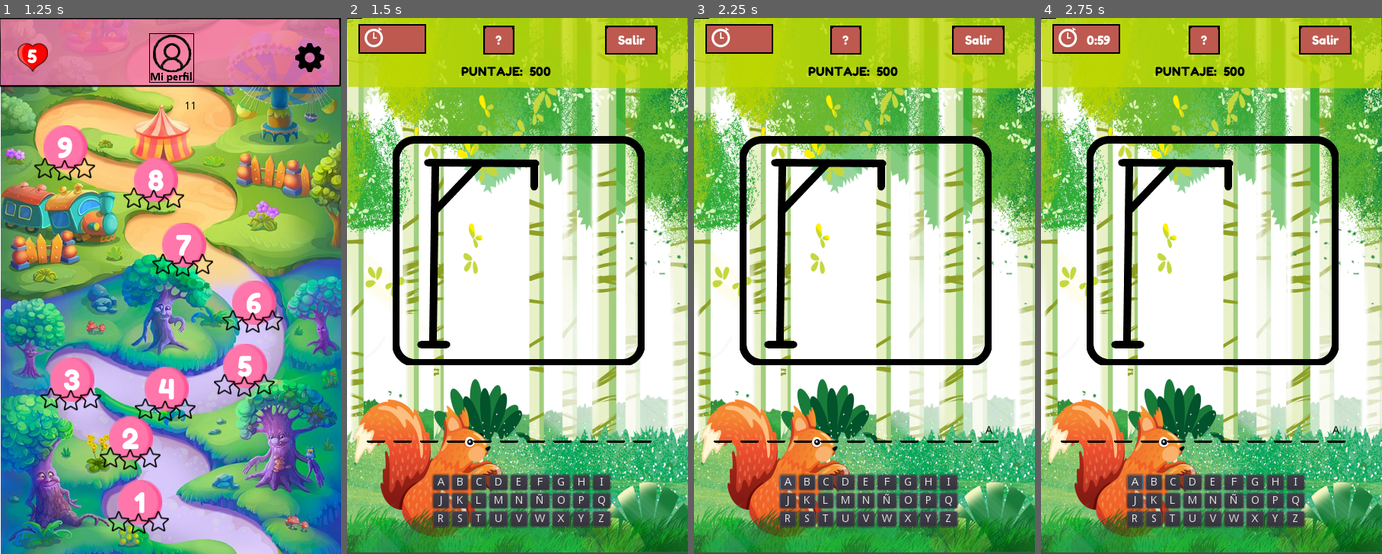
Above: before the commit, frames 1-4 (left to right).
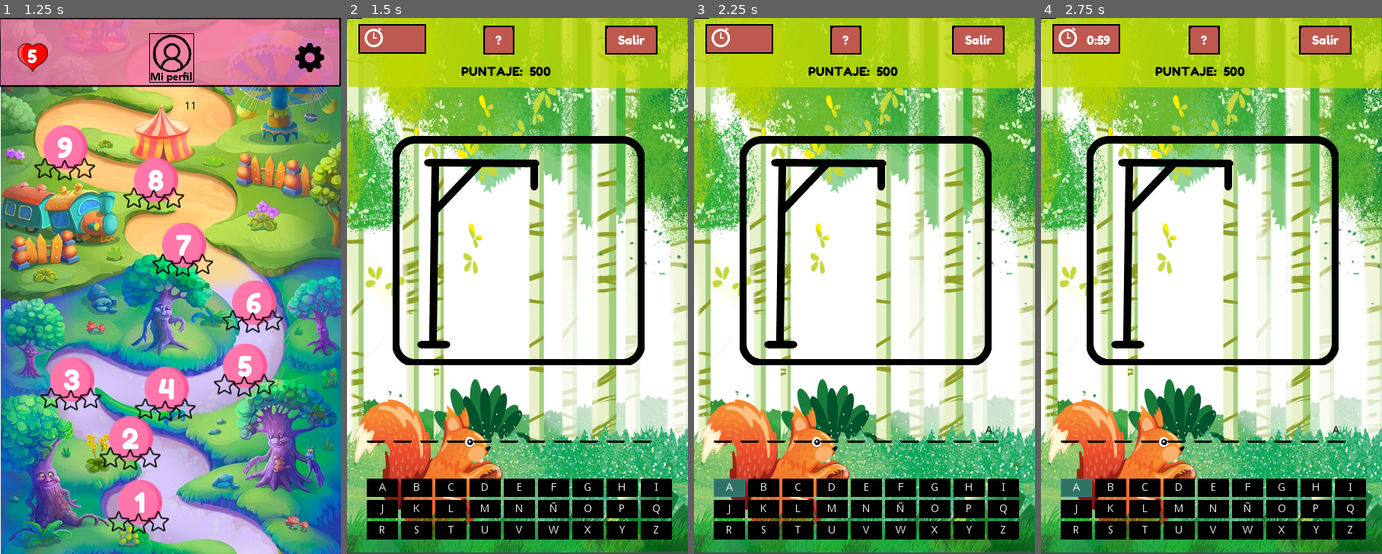
Above: after the commit, the same moments.

Repository: alexiaCat/Ux-Party
Game: Godot game, scene res://main/Main.tscn
Same seed, same stepped clock (60 frames per second), same inputs: the game is played once before the commit and once after it.
Inputs:
- Up to frame 1 (1.25 s): click "¡Jugar!" at 0.5 s
- Up to frame 2 (1.5 s): click "1" at 1.25 s
- Up to frame 3 (2.25 s): click "A" at 2 s
- Up to frame 4 (2.75 s): no input

Frame 1 is identical in both runs. In frame 2, 9.8% of the frame differs, in the area x 5-96%, y 84-98%; in frame 3, 9.8%; in frame 4, 9.8%.

Commit message:
falta hint ahorcado

Diff:
--- a/hanged_game/Teclado.tscn
+++ b/hanged_game/Teclado.tscn
@@ -1,4 +1,7 @@
-[gd_scene format=2]
+[gd_scene load_steps=3 format=2]
+
+[ext_resource path="res://hanged_game/hover.tres" type="StyleBox" id=1]
+[ext_resource path="res://hanged_game/normal.tres" type="StyleBox" id=2]
 
 [node name="Teclado" type="HBoxContainer"]
 anchor_top = 1.0
@@ -19,19 +22,25 @@
 
 [node name="Letra_a" type="Button" parent="Columna1"]
 margin_right = 41.0
-margin_bottom = 20.0
+margin_bottom = 24.0
+custom_styles/hover = ExtResource( 1 )
+custom_styles/normal = ExtResource( 2 )
 text = "A"
 
 [node name="Letra_j" type="Button" parent="Columna1"]
-margin_top = 24.0
-margin_right = 41.0
-margin_bottom = 44.0
+margin_top = 28.0
+margin_right = 41.0
+margin_bottom = 52.0
+custom_styles/hover = ExtResource( 1 )
+custom_styles/normal = ExtResource( 2 )
 text = "J"
 
 [node name="Letra_r" type="Button" parent="Columna1"]
-margin_top = 48.0
-margin_right = 41.0
-margin_bottom = 68.0
+margin_top = 56.0
+margin_right = 41.0
+margin_bottom = 80.0
+custom_styles/hover = ExtResource( 1 )
+custom_styles/normal = ExtResource( 2 )
 text = "R"
 
 [node name="Columna2" type="VBoxContainer" parent="."]
@@ -42,19 +51,25 @@
 
 [node name="Letra_b" type="Button" parent="Columna2"]
 margin_right = 42.0
-margin_bottom = 20.0
+margin_bottom = 24.0
+custom_styles/hover = ExtResource( 1 )
+custom_styles/normal = ExtResource( 2 )
 text = "B"
 
 [node name="Letra_k" type="Button" parent="Columna2"]
-margin_top = 24.0
-margin_right = 42.0
-margin_bottom = 44.0
+margin_top = 28.0
+margin_right = 42.0
+margin_bottom = 52.0
+custom_styles/hover = ExtResource( 1 )
+custom_styles/normal = ExtResource( 2 )
 text = "K"
 
 [node name="Letra_s" type="Button" parent="Columna2"]
-margin_top = 48.0
-margin_right = 42.0
-margin_bottom = 68.0
+margin_top = 56.0
+margin_right = 42.0
+margin_bottom = 80.0
+custom_styles/hover = ExtResource( 1 )
+custom_styles/normal = ExtResource( 2 )
 text = "S"
 
 [node name="Columna3" type="VBoxContainer" parent="."]
@@ -65,19 +80,25 @@
 
 [node name="Letra_c" type="Button" parent="Columna3"]
 margin_right = 42.0
-margin_bottom = 20.0
+margin_bottom = 24.0
+custom_styles/hover = ExtResource( 1 )
+custom_styles/normal = ExtResource( 2 )
 text = "C"
 
 [node name="Letra_l" type="Button" parent="Columna3"]
-margin_top = 24.0
-margin_right = 42.0
-margin_bottom = 44.0
+margin_top = 28.0
+margin_right = 42.0
+margin_bottom = 52.0
+custom_styles/hover = ExtResource( 1 )
+custom_styles/normal = ExtResource( 2 )
 text = "L"
 
 [node name="Letra_t" type="Button" parent="Columna3"]
-margin_top = 48.0
-margin_right = 42.0
-margin_bottom = 68.0
+margin_top = 56.0
+margin_right = 42.0
+margin_bottom = 80.0
+custom_styles/hover = ExtResource( 1 )
+custom_styles/normal = ExtResource( 2 )
 text = "T"
 
 [node name="Columna4" type="VBoxContainer" parent="."]
@@ -88,19 +109,25 @@
 
 [node name="Letra_d" type="Button" parent="Columna4"]
 margin_right = 41.0
-margin_bottom = 20.0
+margin_bottom = 24.0
+custom_styles/hover = ExtResource( 1 )
+custom_styles/normal = ExtResource( 2 )
 text = "D"
 
 [node name="Letra_m" type="Button" parent="Columna4"]
-margin_top = 24.0
-margin_right = 41.0
-margin_bottom = 44.0
+margin_top = 28.0
+margin_right = 41.0
+margin_bottom = 52.0
+custom_styles/hover = ExtResource( 1 )
+custom_styles/normal = ExtResource( 2 )
 text = "M"
 
 [node name="Letra u" type="Button" parent="Columna4"]
-margin_top = 48.0
-margin_right = 41.0
-margin_bottom = 68.0
+margin_top = 56.0
+margin_right = 41.0
+margin_bottom = 80.0
+custom_styles/hover = ExtResource( 1 )
+custom_styles/normal = ExtResource( 2 )
 text = "U"
 
 [node name="Columna5" type="VBoxContainer" parent="."]
@@ -111,19 +138,25 @@
 
 [node name="Letra_e" type="Button" parent="Columna5"]
 margin_right = 42.0
-margin_bottom = 20.0
+margin_bottom = 24.0
+custom_styles/hover = ExtResource( 1 )
+custom_styles/normal = ExtResource( 2 )
 text = "E"
 
 [node name="Letra_n" type="Button" parent="Columna5"]
-margin_top = 24.0
-margin_right = 42.0
-margin_bottom = 44.0
+margin_top = 28.0
+margin_right = 42.0
+margin_bottom = 52.0
+custom_styles/hover = ExtResource( 1 )
+custom_styles/normal = ExtResource( 2 )
 text = "N"
 
 [node name="Letra_v" type="Button" parent="Columna5"]
-margin_top = 48.0
-margin_right = 42.0
-margin_bottom = 68.0
+margin_top = 56.0
+margin_right = 42.0
+margin_bottom = 80.0
+custom_styles/hover = ExtResource( 1 )
+custom_styles/normal = ExtResource( 2 )
 text = "V"
 
 [node name="Columna6" type="VBoxContainer" parent="."]
@@ -134,19 +167,25 @@
 
 [node name="Letra_f" type="Button" parent="Columna6"]
 margin_right = 42.0
-margin_bottom = 20.0
+margin_bottom = 24.0
+custom_styles/hover = ExtResource( 1 )
+custom_styles/normal = ExtResource( 2 )
 text = "F"
 
 [node name="Letra_ñ" type="Button" parent="Columna6"]
-margin_top = 24.0
-margin_right = 42.0
-margin_bottom = 44.0
+margin_top = 28.0
+margin_right = 42.0
+margin_bottom = 52.0
+custom_styles/hover = ExtResource( 1 )
+custom_styles/normal = ExtResource( 2 )
 text = "Ñ"
 
 [node name="Letra_w" type="Button" parent="Columna6"]
-margin_top = 48.0
-margin_right = 42.0
-margin_bottom = 68.0
+margin_top = 56.0
+margin_right = 42.0
+margin_bottom = 80.0
+custom_styles/hover = ExtResource( 1 )
+custom_styles/normal = ExtResource( 2 )
 text = "W"
 
 [node name="Columna7" type="VBoxContainer" parent="."]
@@ -157,19 +196,25 @@
 
 [node name="Letra_g" type="Button" parent="Columna7"]
 margin_right = 41.0
-margin_bottom = 20.0
+margin_bottom = 24.0
+custom_styles/hover = ExtResource( 1 )
+custom_styles/normal = ExtResource( 2 )
 text = "G"
 
 [node name="Letra_o" type="Button" parent="Columna7"]
-margin_top = 24.0
-margin_right = 41.0
-margin_bottom = 44.0
+margin_top = 28.0
+margin_right = 41.0
+margin_bottom = 52.0
+custom_styles/hover = ExtResource( 1 )
+custom_styles/normal = ExtResource( 2 )
 text = "O"
 
 [node name="Letra_x" type="Button" parent="Columna7"]
-margin_top = 48.0
-margin_right = 41.0
-margin_bottom = 68.0
+margin_top = 56.0
+margin_right = 41.0
+margin_bottom = 80.0
+custom_styles/hover = ExtResource( 1 )
+custom_styles/normal = ExtResource( 2 )
 text = "X"
 
 [node name="Columna8" type="VBoxContainer" parent="."]
@@ -180,19 +225,25 @@
 
 [node name="Letra_h" type="Button" parent="Columna8"]
 margin_right = 42.0
-margin_bottom = 20.0
+margin_bottom = 24.0
+custom_styles/hover = ExtResource( 1 )
+custom_styles/normal = ExtResource( 2 )
 text = "H"
 
 [node name="Letra_p" type="Button" parent="Columna8"]
-margin_top = 24.0
-margin_right = 42.0
-margin_bottom = 44.0
+margin_top = 28.0
+margin_right = 42.0
+margin_bottom = 52.0
+custom_styles/hover = ExtResource( 1 )
+custom_styles/normal = ExtResource( 2 )
 text = "P"
 
 [node name="Letra_y" type="Button" parent="Columna8"]
-margin_top = 48.0
-margin_right = 42.0
-margin_bottom = 68.0
+margin_top = 56.0
+margin_right = 42.0
+margin_bottom = 80.0
+custom_styles/hover = ExtResource( 1 )
+custom_styles/normal = ExtResource( 2 )
 text = "Y"
 
 [node name="Columna9" type="VBoxContainer" parent="."]
@@ -203,17 +254,23 @@
 
 [node name="Letra_i" type="Button" parent="Columna9"]
 margin_right = 42.0
-margin_bottom = 20.0
+margin_bottom = 24.0
+custom_styles/hover = ExtResource( 1 )
+custom_styles/normal = ExtResource( 2 )
 text = "I"
 
 [node name="Letra_q" type="Button" parent="Columna9"]
-margin_top = 24.0
-margin_right = 42.0
-margin_bottom = 44.0
+margin_top = 28.0
+margin_right = 42.0
+margin_bottom = 52.0
+custom_styles/hover = ExtResource( 1 )
+custom_styles/normal = ExtResource( 2 )
 text = "Q"
 
 [node name="Letra_z" type="Button" parent="Columna9"]
-margin_top = 48.0
-margin_right = 42.0
-margin_bottom = 68.0
+margin_top = 56.0
+margin_right = 42.0
+margin_bottom = 80.0
+custom_styles/hover = ExtResource( 1 )
+custom_styles/normal = ExtResource( 2 )
 text = "Z"
--- a/hanged_game/game.tscn
+++ b/hanged_game/game.tscn
@@ -21,126 +21,106 @@
 stream = ExtResource( 4 )
 
 [node name="Teclado" parent="." instance=ExtResource( 1 )]
-margin_left = 113.0
-margin_top = 600.0
-margin_right = 346.0
+margin_left = 26.0
+margin_top = 605.0
+margin_right = 427.0
 margin_bottom = 694.0
 
 [node name="Columna1" parent="Teclado" index="0"]
-margin_right = 21.0
-
-[node name="Letra_a" parent="Teclado/Columna1" index="0"]
-margin_right = 21.0
-
-[node name="Letra_j" parent="Teclado/Columna1" index="1"]
-margin_right = 21.0
-
-[node name="Letra_r" parent="Teclado/Columna1" index="2"]
-margin_right = 21.0
+margin_bottom = 89.0
 
 [node name="Columna2" parent="Teclado" index="1"]
-margin_left = 25.0
-margin_right = 46.0
+margin_right = 86.0
+margin_bottom = 89.0
 
 [node name="Letra_b" parent="Teclado/Columna2" index="0"]
-margin_right = 21.0
+margin_right = 41.0
 
 [node name="Letra_k" parent="Teclado/Columna2" index="1"]
-margin_right = 21.0
+margin_right = 41.0
 
 [node name="Letra_s" parent="Teclado/Columna2" index="2"]
-margin_right = 21.0
+margin_right = 41.0
 
 [node name="Columna3" parent="Teclado" index="2"]
-margin_left = 50.0
-margin_right = 70.0
+margin_left = 90.0
+margin_right = 131.0
+margin_bottom = 89.0
 
 [node name="Letra_c" parent="Teclado/Columna3" index="0"]
-margin_right = 20.0
+margin_right = 41.0
 
 [node name="Letra_l" parent="Teclado/Columna3" index="1"]
-margin_right = 20.0
+margin_right = 41.0
 
 [node name="Letra_t" parent="Teclado/Columna3" index="2"]
-margin_right = 20.0
+margin_right = 41.0
 
 [node name="Columna4" parent="Teclado" index="3"]
-margin_left = 74.0
-margin_right = 98.0
-
-[node name="Letra_d" parent="Teclado/Columna4" index="0"]
-margin_right = 24.0
-
-[node name="Letra_m" parent="Teclado/Columna4" index="1"]
-margin_right = 24.0
-
-[node name="Letra u" parent="Teclado/Columna4" index="2"]
-margin_right = 24.0
+margin_left = 135.0
+margin_right = 176.0
+margin_bottom = 89.0
 
 [node name="Columna5" parent="Teclado" index="4"]
-margin_left = 102.0
-margin_right = 124.0
+margin_left = 180.0
+margin_right = 221.0
+margin_bottom = 89.0
 
 [node name="Letra_e" parent="Teclado/Columna5" index="0"]
-margin_right = 22.0
+margin_right = 41.0
 
 [node name="Letra_n" parent="Teclado/Columna5" index="1"]
-margin_right = 22.0
+margin_right = 41.0
 
 [node name="Letra_v" parent="Teclado/Columna5" index="2"]
-margin_right = 22.0
+margin_right = 41.0
 
 [node name="Columna6" parent="Teclado" index="5"]
-margin_left = 128.0
-margin_right = 153.0
+margin_left = 225.0
+margin_right = 266.0
+margin_bottom = 89.0
 
 [node name="Letra_f" parent="Teclado/Columna6" index="0"]
-margin_right = 25.0
+margin_right = 41.0
 
 [node name="Letra_ñ" parent="Teclado/Columna6" index="1"]
-margin_right = 25.0
+margin_right = 41.0
 
 [node name="Letra_w" parent="Teclado/Columna6" index="2"]
-margin_right = 25.0
+margin_right = 41.0
 
 [node name="Columna7" parent="Teclado" index="6"]
-margin_left = 157.0
-margin_right = 180.0
-
-[node name="Letra_g" parent="Teclado/Columna7" index="0"]
-margin_right = 23.0
-
-[node name="Letra_o" parent="Teclado/Columna7" index="1"]
-margin_right = 23.0
-
-[node name="Letra_x" parent="Teclado/Columna7" index="2"]
-margin_right = 23.0
+margin_left = 270.0
+margin_right = 311.0
+margin_bottom = 89.0
 
 [node name="Columna8" parent="Teclado" index="7"]
-margin_left = 184.0
-margin_right = 206.0
+margin_left = 315.0
+margin_right = 356.0
+margin_bottom = 89.0
 
 [node name="Letra_h" parent="Teclado/Columna8" index="0"]
-margin_right = 22.0
+margin_right = 41.0
 
 [node name="Letra_p" parent="Teclado/Columna8" index="1"]
-margin_right = 22.0
+margin_right = 41.0
 
 [node name="Letra_y" parent="Teclado/Columna8" index="2"]
-margin_right = 22.0
+margin_right = 41.0
 
 [node name="Columna9" parent="Teclado" index="8"]
-margin_left = 210.0
-margin_right = 233.0
+margin_left = 360.0
+margin_right = 401.0
+margin_bottom = 89.0
 
 [node name="Letra_i" parent="Teclado/Columna9" index="0"]
-margin_right = 23.0
+margin_right = 41.0
 
 [node name="Letra_q" parent="Teclado/Columna9" index="1"]
-margin_right = 23.0
+margin_right = 41.0
 
 [node name="Letra_z" parent="Teclado/Columna9" index="2"]
-margin_right = 23.0
+margin_right = 41.0
 
 [node name="hangman" parent="." instance=ExtResource( 2 )]
 
--- /dev/null
+++ b/hanged_game/hover.tres
@@ -0,0 +1,5 @@
+[gd_resource type="StyleBoxFlat" format=2]
+
+[resource]
+bg_color = Color( 0.188235, 0.454902, 0.403922, 1 )
+anti_aliasing_size = 1.0
--- /dev/null
+++ b/hanged_game/normal.tres
@@ -0,0 +1,30 @@
+[gd_resource type="StyleBoxFlat" format=2]
+
+[resource]
+
+content_margin_left = 5.0
+content_margin_right = 5.0
+content_margin_top = 5.0
+content_margin_bottom = 5.0
+bg_color = Color( 0, 0, 0, 1 )
+draw_center = true
+border_width_left = 0
+border_width_top = 0
+border_width_right = 0
+border_width_bottom = 0
+border_color = Color( 0, 0, 0, 1 )
+border_blend = true
+corner_radius_top_left = 0
+corner_radius_top_right = 0
+corner_radius_bottom_right = 0
+corner_radius_bottom_left = 0
+corner_detail = 8
+expand_margin_left = 0.0
+expand_margin_right = 0.0
+expand_margin_top = 0.0
+expand_margin_bottom = 0.0
+shadow_color = Color( 0.171875, 0.171875, 0.171875, 0.6 )
+shadow_size = 0
+anti_aliasing = true
+anti_aliasing_size = 1
+_sections_unfolded = [ "Border", "Border Width", "Content Margin", "Corner Radius", "Expand Margin", "Shadow" ]
